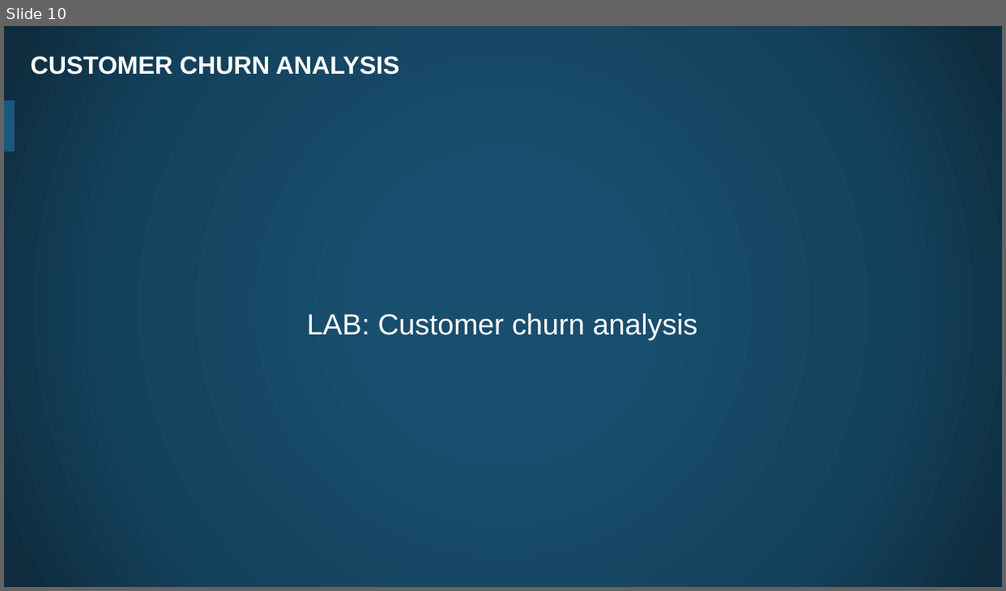
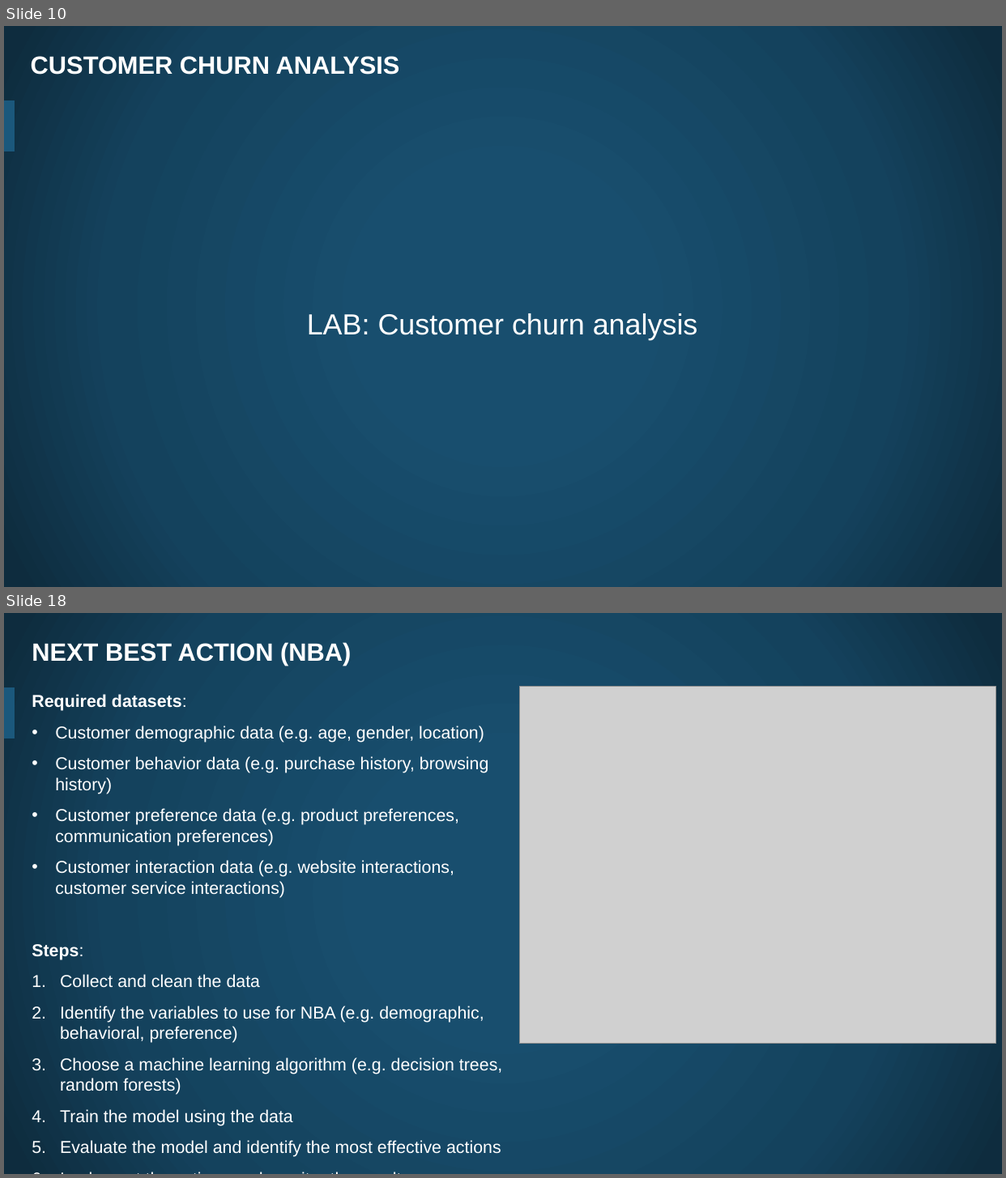
Before and after one commit to thehn/data-analytics-with-spark, a slide deck: slides/06. Spark Machine Learning - Labs Practice.pptx. Shown one above the other, each under a label of ours: slide 10 before the commit, slides 10 and 18 after it; the slides between them are not shown. The pictures are 1006x591 and 1006x1178 pixels, drawn with LibreOffice and Linux fonts; fonts in the diff are those of the drawing; grey boxes stand for pictures; background and template pictures are left out. Boxes give left, top, right and bottom in pixels: in the first picture for what was removed or moved away, otherwise in the second. Text is boxed around its words. In the diff, an @@ line names an element or a change of style, - is before the commit and + after.

```diff
--- a/slides/06. Spark Machine Learning - Labs Practice.pptx
+++ b/slides/06. Spark Machine Learning - Labs Practice.pptx
@@ slide 18 added at (4,613,1002,1174), background picture (left out); not listed: 1 template element that a slide beside it also shows @@
@@ title added at (32,642,351,666), 24 pt, text #FFFFFF, bold @@
+NEXT BEST ACTION (NBA)
@@ text added at (32,694,502,1157), 16.6 pt, text #FFFFFF @@
+Required datasets:
+• Customer demographic data (e.g. age, gender, location)
+• Customer behavior data (e.g. purchase history, browsing history)
+• Customer preference data (e.g. product preferences, communication preferences)
+• Customer interaction data (e.g. website interactions, customer service interactions)
+Steps:
+1. Collect and clean the data
+2. Identify the variables to use for NBA (e.g. demographic, behavioral, preference)
+3. Choose a machine learning algorithm (e.g. decision trees, random forests)
+4. Train the model using the data
+5. Evaluate the model and identify the most effective actions
+6. Implement the actions and monitor the results
@@ picture added at (520,687,996,1043) @@
```
Also in this commit, not shown: 1 slide changed, 9 other slides added, 21 other files.
